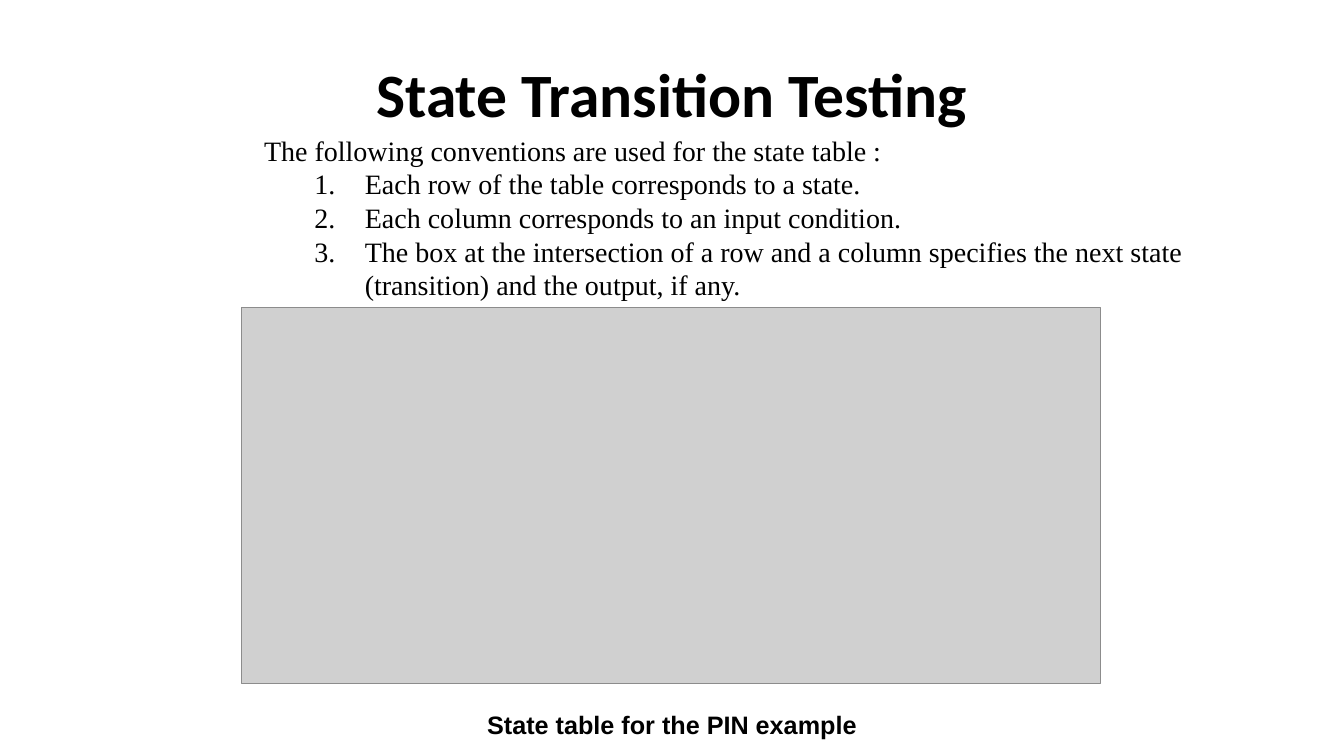
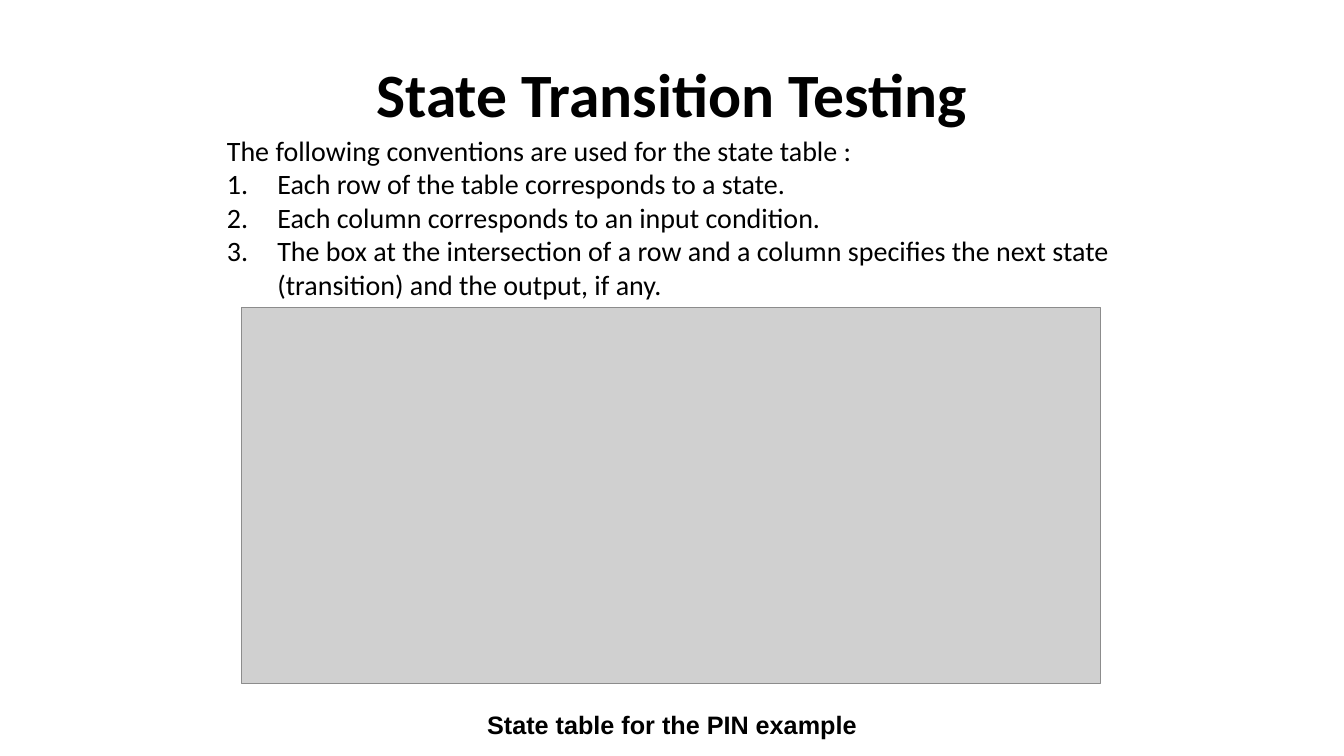
Before and after one commit to nashurgessa/Software-Testing-batch-2022-23, a slide deck: slide 6 of slides/L11 State_transition.pptx. Drawn at 1344x756 pixels with LibreOffice and Linux fonts; fonts in the diff are those of the drawing; grey boxes stand for pictures. Boxes give left, top, right and bottom in pixels: in the first picture for what was removed or moved away, otherwise in the second. Text is boxed around its words. In the diff, an @@ line names an element or a change of style, - is before the commit and + after.

```diff
--- a/slides/L11 State_transition.pptx
+++ b/slides/L11 State_transition.pptx
@@ text "The following conventions are used ...": place and size @@
-text "The following conventions are used ..." at bbox=[264, 141, 1181, 301]
+text "The following conventions are used ..." at bbox=[227, 141, 1108, 300]
@@ text "The following conventions are used ..." at bbox=[227, 141, 1108, 300]: font Times New Roman to Calibri; indent changed @@
```
Also in this commit, not shown: 1 other slide changed, 42 other files.
